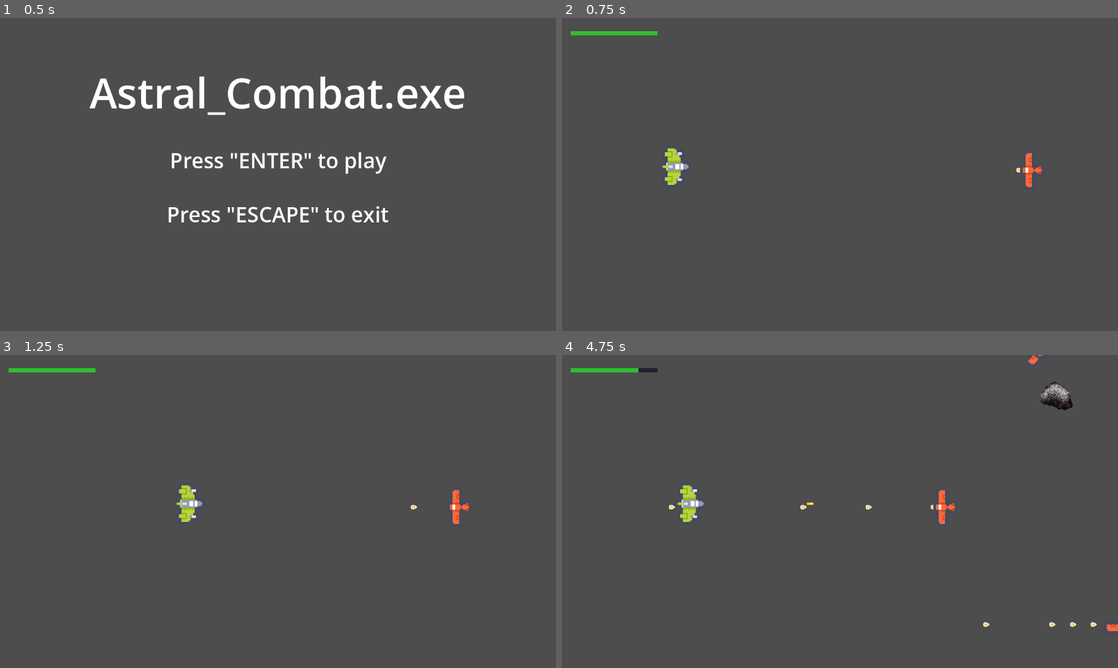
Above: before the commit, frames 1-4 (two rows, left to right).
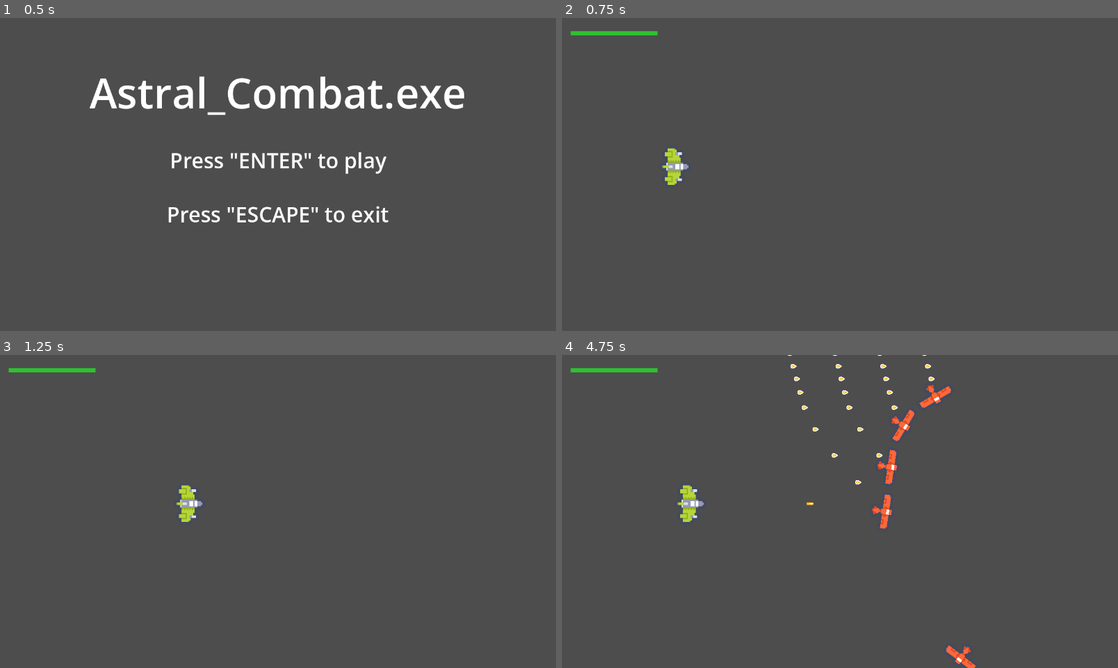
Above: after the commit, the same moments.

Repository: WilsonRyan/AstralCombat.exe
Game: Godot game, scene res://Scenes/Menus/MainMenu/MainMenu.tscn
Same seed, same stepped clock (60 frames per second), same inputs: the game is played once before the commit and once after it.
Inputs:
- Up to frame 1 (0.5 s): no input
- Up to frame 2 (0.75 s): tap Enter (enter) at 0.5, 0.6 s; hold D (ship-right) from 0.53 s (still down)
- Up to frame 3 (1.25 s): keep holding D (ship-right)
- Up to frame 4 (4.75 s): release D (ship-right) at 1.28 s; hold S (ship-down) 1.28-2.03 s; tap Enter (enter) at 1.35, 2.3, 2.85, 3.6, 4.55 s; hold D (ship-right) 2.03-2.78 s; hold J (ship-shoot) 2.03-2.78 s; hold W (ship-up) 2.78-3.53 s; hold A (ship-left) from 3.53 s (still down); tap J (ship-shoot) at 4.35 s

Frame 1 is identical in both runs. In frame 2, 0.2% of the frame differs, in the area x 81-87%, y 43-54%; in frame 3, 0.2%; in frame 4, 1.8%, in the area x 13-100%, y 0-100%.

Commit message:
Redid my wave design a bit, by creating Node2D scene with all the paths for each enemy type. WaveManager now spawns enemies and adds them randomly to one of the paths in their EnemyPaths scene.

Diff:
--- /dev/null
+++ b/Scenes/Enemies/Debris/EnemyPathsAsteroid.tscn
@@ -0,0 +1,32 @@
+[gd_scene format=3 uid="uid://8sjf6yid6ymm"]
+
+[ext_resource type="PackedScene" uid="uid://oh1lh0dr0puc" path="res://Scenes/Enemies/EnemyPaths/EnemyPathsBase.tscn" id="1_uyb85"]
+
+[sub_resource type="Curve2D" id="Curve2D_uyb85"]
+_data = {
+"points": PackedVector2Array(0, 0, 0, 0, 1480, 160, 0, 0, 0, 0, -200, 160)
+}
+point_count = 2
+
+[sub_resource type="Curve2D" id="Curve2D_kg6lx"]
+_data = {
+"points": PackedVector2Array(0, 0, 0, 0, 1480, 360, 0, 0, 0, 0, -200, 360)
+}
+point_count = 2
+
+[sub_resource type="Curve2D" id="Curve2D_sate4"]
+_data = {
+"points": PackedVector2Array(0, 0, 0, 0, 1480, 560, 0, 0, 0, 0, -200, 560)
+}
+point_count = 2
+
+[node name="EnemyPathsAsteroid" unique_id=1541130569 instance=ExtResource("1_uyb85")]
+
+[node name="path_2d" type="Path2D" parent="." index="0" unique_id=370569543]
+curve = SubResource("Curve2D_uyb85")
+
+[node name="path_2d_2" type="Path2D" parent="." index="1" unique_id=993649606]
+curve = SubResource("Curve2D_kg6lx")
+
+[node name="path_2d_3" type="Path2D" parent="." index="2" unique_id=1276268401]
+curve = SubResource("Curve2D_sate4")
--- /dev/null
+++ b/Scenes/Enemies/EnemyPaths/EnemyPathsBase.gd
@@ -0,0 +1,15 @@
+extends Node2D
+
+class_name EnemyPathsBase
+
+var _paths_list: Array[Path2D] = []
+
+
+# Called when the node enters the scene tree for the first time.
+func _ready() -> void:
+	for pth in get_children():
+		_paths_list.push_back(pth)
+
+
+func get_paths_list() -> Array[Path2D]:
+	return _paths_list
--- /dev/null
+++ b/Scenes/Enemies/EnemyPaths/EnemyPathsBase.tscn
@@ -0,0 +1,6 @@
+[gd_scene format=3 uid="uid://oh1lh0dr0puc"]
+
+[ext_resource type="Script" uid="uid://kkpi4ac2egvn" path="res://Scenes/Enemies/EnemyPaths/EnemyPathsBase.gd" id="1_kj21q"]
+
+[node name="EnemyPathsBase" type="Node2D" unique_id=1541130569]
+script = ExtResource("1_kj21q")
--- /dev/null
+++ b/Scenes/Enemies/EnemyShips/EnemyPathsShip.tscn
@@ -0,0 +1,24 @@
+[gd_scene format=3 uid="uid://dyjn0rqau72gf"]
+
+[ext_resource type="PackedScene" uid="uid://oh1lh0dr0puc" path="res://Scenes/Enemies/EnemyPaths/EnemyPathsBase.tscn" id="1_2uw14"]
+
+[sub_resource type="Curve2D" id="Curve2D_2uw14"]
+_data = {
+"points": PackedVector2Array(0, 0, 0, 0, 1331, -145, 142.50002, -88.75001, -142.50002, 88.75001, 835, 104, 118.75001, -105.00001, -118.75001, 105.00001, 673, 499, 0, 0, 0, 0, -264, 709)
+}
+point_count = 4
+
+[sub_resource type="Curve2D" id="Curve2D_avo53"]
+_data = {
+"points": PackedVector2Array(0, 0, 0, 0, 1333, 893, 107.50001, 220.00002, -107.50001, -220.00002, 816, 555, 187.50002, 68.75001, -187.50002, -68.75001, 665, 91, 0, 0, 0, 0, -225, -124)
+}
+point_count = 4
+
+[node name="EnemyPathsShip" unique_id=1541130569 instance=ExtResource("1_2uw14")]
+
+[node name="path_2d" type="Path2D" parent="." index="0" unique_id=838020110]
+curve = SubResource("Curve2D_2uw14")
+
+[node name="path_2d_2" type="Path2D" parent="." index="1" unique_id=1730009493]
+position = Vector2(-29, -16)
+curve = SubResource("Curve2D_avo53")
--- a/Scenes/Enemies/EnemyShips/EnemyShip.tscn
+++ b/Scenes/Enemies/EnemyShips/EnemyShip.tscn
@@ -10,6 +10,8 @@
 prim_bullet_speed_multi = 0.5
 prim_bullet_fire_rate = 0.3
 prim_bullet_dmg = 22.0
+difficulty = 2.0
+speed = 200.0
 
 [node name="sprite_2d" parent="." index="0" unique_id=663644159]
 texture = ExtResource("3_7j3ky")
--- a/Scenes/Game/Game.tscn
+++ b/Scenes/Game/Game.tscn
@@ -4,14 +4,7 @@
 [ext_resource type="PackedScene" uid="uid://b6xrhgpkdm86b" path="res://Scenes/Player/Player.tscn" id="2_gwu2e"]
 [ext_resource type="PackedScene" uid="uid://x74p5f1o26b6" path="res://Scenes/HUD/Hud.tscn" id="2_y3kpf"]
 [ext_resource type="PackedScene" uid="uid://dpglund05audg" path="res://Scenes/ObjectMaker/ObjectMaker.tscn" id="3_xbxml"]
-[ext_resource type="PackedScene" uid="uid://dh23xq2tjob0u" path="res://Scenes/Enemies/EnemyShips/EnemyShip.tscn" id="4_ln2h6"]
 [ext_resource type="PackedScene" uid="uid://b08ccds5330ov" path="res://Scenes/WaveManager/WaveManager.tscn" id="6_3k6gv"]
-
-[sub_resource type="Curve2D" id="Curve2D_y3kpf"]
-_data = {
-"points": PackedVector2Array(0, 0, 0, 0, 1207, 303, 0, 0, 0, 0, 492, 303)
-}
-point_count = 2
 
 [node name="Game" type="Node2D" unique_id=243694093]
 script = ExtResource("1_rdw05")
@@ -31,15 +24,4 @@
 
 [node name="EnemyPaths" type="Node" parent="." unique_id=40476694]
 
-[node name="path_2d" type="Path2D" parent="EnemyPaths" unique_id=1216507022]
-position = Vector2(-114, 47)
-curve = SubResource("Curve2D_y3kpf")
-
-[node name="EnemyShip" parent="EnemyPaths/path_2d" unique_id=728413938 instance=ExtResource("4_ln2h6")]
-position = Vector2(1207, 303)
-rotation = -1.5707964
-rotates = false
-prim_bullet_fire_rate = 1.0
-difficulty = 2.0
-
 [node name="WaveManager" parent="." unique_id=1998643419 instance=ExtResource("6_3k6gv")]
--- a/Scenes/WaveManager/WaveManager.gd
+++ b/Scenes/WaveManager/WaveManager.gd
@@ -1,69 +1,66 @@
 extends Node2D
 
 
+const ASTEROID = preload("uid://duxjvl52lken3")
+@onready var enemy_paths_asteroid: EnemyPathsBase = $EnemyPaths/EnemyPathsAsteroid
 const ENEMY_SHIP = preload("uid://dh23xq2tjob0u")
-const ASTEROID = preload("uid://duxjvl52lken3")
+@onready var enemy_paths_ship: EnemyPathsBase = $EnemyPaths/EnemyPathsShip
 
-@onready var paths: Node2D = $Paths
+
 @onready var spawn_timer: Timer = $SpawnTimer
 
-var _paths_list: Array[Path2D] = []
+
 var _spawn_time: float = 0.5
 var _wave_difficulty: float = 10.0
 
 var can_spawn: bool = true
 var current_wave_diff: float = 0.0
-var enemy_creation_funcs: Array[Callable] = [
-	create_asteroid,
-	create_enemy_ship
-]
 
 
 # Called when the node enters the scene tree for the first time.
 func _ready() -> void:
-	for pth in paths.get_children():
-		_paths_list.push_back(pth)
-	spawn_random_enemy()
+	start_spawn_timer()
 
 
 # Called every frame. 'delta' is the elapsed time since the previous frame.
 func _process(_delta: float) -> void:
 	if current_wave_diff < _wave_difficulty:
-		spawn_random_enemy()
+		spawn_enemy(EnemyBase.EnemyType.EnemyShip)
 
+#MUST ADD EACH ENEMY TO THIS FUNCTION
+func get_enemy_path(enemy_type: EnemyBase.EnemyType) -> EnemyPathsBase:
+	var enemy_paths: EnemyPathsBase
+	match enemy_type:
+		EnemyBase.EnemyType.Asteroid:
+			enemy_paths = enemy_paths_asteroid
+		EnemyBase.EnemyType.EnemyShip:
+			enemy_paths = enemy_paths_ship
+	return enemy_paths
 
-func create_asteroid() -> EnemyBase:
+func create_enemy(enemy_type: EnemyBase.EnemyType) -> EnemyBase:
 	var scene: EnemyBase
-	scene = ASTEROID.instantiate()
+	match enemy_type:
+		EnemyBase.EnemyType.Asteroid:
+			scene = ASTEROID.instantiate()
+		EnemyBase.EnemyType.EnemyShip:
+			scene = ENEMY_SHIP.instantiate()
 	current_wave_diff += scene.get_difficulty()
 	return scene
 
-func create_enemy_ship() -> EnemyBase:
-	var scene: EnemyBase
-	scene = ENEMY_SHIP.instantiate()
-	current_wave_diff += scene.get_difficulty()
-	return scene
-
-func create_random_enemy() -> EnemyBase:
-	var rand_func: Callable = enemy_creation_funcs.pick_random()
-	var rand_eny: EnemyBase = rand_func.call()
-	return rand_eny
-
-func spawn_random_enemy() -> void:
+func spawn_enemy(enemy_type: EnemyBase.EnemyType) -> void:
 	var path: Path2D = null
 	if can_spawn == true:
-		path = _paths_list.pick_random()
-		path.add_child(create_random_enemy())
+		path = get_enemy_path(enemy_type).get_paths_list().pick_random()
+		path.add_child(create_enemy(enemy_type))
+		print("Current: ", current_wave_diff)
+		print("Max: ", _wave_difficulty)
 		can_spawn = false
 		start_spawn_timer()
-		print("Current: ", current_wave_diff)
-		print("Max: ", _wave_difficulty)
 
 
 func start_spawn_timer() -> void:
 	spawn_timer.wait_time = _spawn_time
 	spawn_timer.start()
 
-
 func _on_spawn_timer_timeout() -> void:
 	can_spawn = true
--- a/Scenes/WaveManager/WaveManager.tscn
+++ b/Scenes/WaveManager/WaveManager.tscn
@@ -1,57 +1,19 @@
 [gd_scene format=3 uid="uid://b08ccds5330ov"]
 
 [ext_resource type="Script" uid="uid://cbd7k0bpieyo4" path="res://Scenes/WaveManager/WaveManager.gd" id="1_631jx"]
-
-[sub_resource type="Curve2D" id="Curve2D_631jx"]
-_data = {
-"points": PackedVector2Array(0, 0, 0, 0, 1224, -150, 0, 0, 0, 0, 284, 870)
-}
-point_count = 2
-
-[sub_resource type="Curve2D" id="Curve2D_bakpk"]
-_data = {
-"points": PackedVector2Array(0, 0, 0, 0, 1224, 870, 0, 0, 0, 0, 284, -150)
-}
-point_count = 2
-
-[sub_resource type="Curve2D" id="Curve2D_34nlq"]
-_data = {
-"points": PackedVector2Array(0, 0, 0, 0, 1400, 100, 0, 0, 0, 0, -200, 100)
-}
-point_count = 2
-
-[sub_resource type="Curve2D" id="Curve2D_0bcsu"]
-_data = {
-"points": PackedVector2Array(0, 0, 0, 0, 1400, 360, 0, 0, 0, 0, -200, 360)
-}
-point_count = 2
-
-[sub_resource type="Curve2D" id="Curve2D_d8sj6"]
-_data = {
-"points": PackedVector2Array(0, 0, 0, 0, 1400, 620, 0, 0, 0, 0, -200, 620)
-}
-point_count = 2
+[ext_resource type="PackedScene" uid="uid://8sjf6yid6ymm" path="res://Scenes/Enemies/Debris/EnemyPathsAsteroid.tscn" id="2_bakpk"]
+[ext_resource type="PackedScene" uid="uid://dyjn0rqau72gf" path="res://Scenes/Enemies/EnemyShips/EnemyPathsShip.tscn" id="3_34nlq"]
 
 [node name="WaveManager" type="Node2D" unique_id=1998643419]
 script = ExtResource("1_631jx")
 
-[node name="Paths" type="Node2D" parent="." unique_id=1541175737]
+[node name="SpawnTimer" type="Timer" parent="." unique_id=1653295903]
+wait_time = 0.5
 
-[node name="path_2d" type="Path2D" parent="Paths" unique_id=335811044]
-curve = SubResource("Curve2D_631jx")
+[node name="EnemyPaths" type="Node" parent="." unique_id=2058614967]
 
-[node name="path_2d_2" type="Path2D" parent="Paths" unique_id=1069709169]
-curve = SubResource("Curve2D_bakpk")
+[node name="EnemyPathsAsteroid" parent="EnemyPaths" unique_id=1541130569 instance=ExtResource("2_bakpk")]
 
-[node name="path_2d_3" type="Path2D" parent="Paths" unique_id=426714120]
-curve = SubResource("Curve2D_34nlq")
-
-[node name="path_2d_4" type="Path2D" parent="Paths" unique_id=1515035100]
-curve = SubResource("Curve2D_0bcsu")
-
-[node name="path_2d_5" type="Path2D" parent="Paths" unique_id=1242968814]
-curve = SubResource("Curve2D_d8sj6")
-
-[node name="SpawnTimer" type="Timer" parent="." unique_id=1653295903]
+[node name="EnemyPathsShip" parent="EnemyPaths" unique_id=379026647 instance=ExtResource("3_34nlq")]
 
 [connection signal="timeout" from="SpawnTimer" to="." method="_on_spawn_timer_timeout"]
Not shown, added: Scenes/Enemies/EnemyPaths/EnemyPathsBase.gd.uid
Not shown, changed: devLog.md
